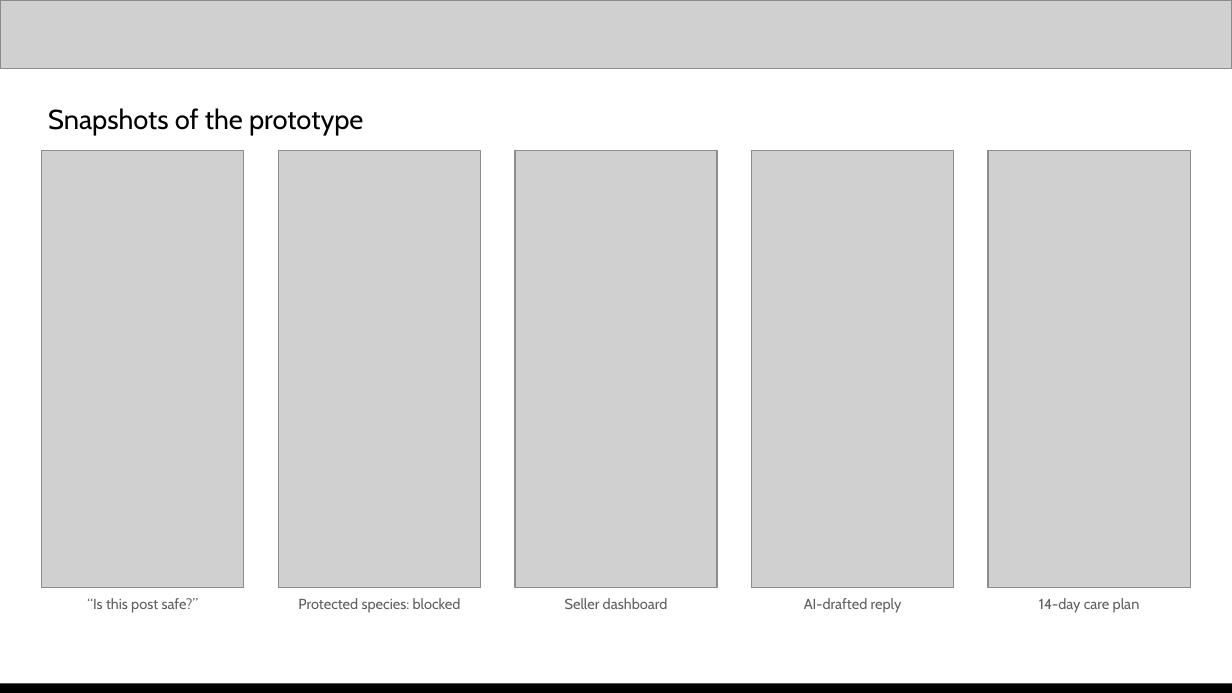
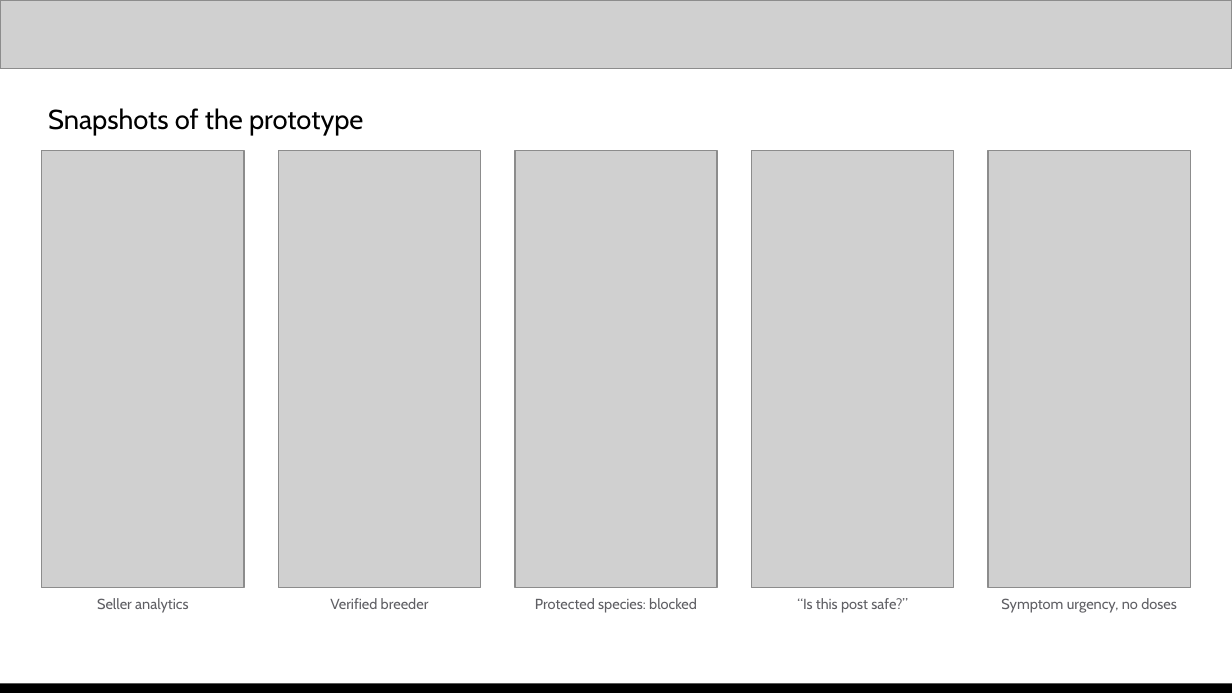
Before and after one commit to sudarsan-22/breedernear-ai, a slide deck: slide 11 of docs/submission/BreederNear-AI-deck.pptx. Drawn at 1232x693 pixels with LibreOffice and Linux fonts; fonts in the diff are those of the drawing; grey boxes stand for pictures. Boxes give left, top, right and bottom in pixels: in the first picture for what was removed or moved away, otherwise in the second. Text is boxed around its words. In the diff, an @@ line names an element or a change of style, - is before the commit and + after.

```diff
--- a/docs/submission/BreederNear-AI-deck.pptx
+++ b/docs/submission/BreederNear-AI-deck.pptx
@@ text at [97,598,188,613]: text changed @@
-“Is this post safe?”
+Seller analytics
@@ text at [330,598,429,609]: text changed @@
-Protected species: blocked
+Verified breeder
@@ text at [535,598,697,613]: text changed @@
-Seller dashboard
+Protected species: blocked
@@ text at [797,598,908,613]: text changed @@
-AI-drafted reply
+“Is this post safe?”
@@ text at [1001,598,1177,613]: text changed @@
-14-day care plan
+Symptom urgency, no doses
```
Also in this commit, not shown: 9 other slides changed, 1 other file.
